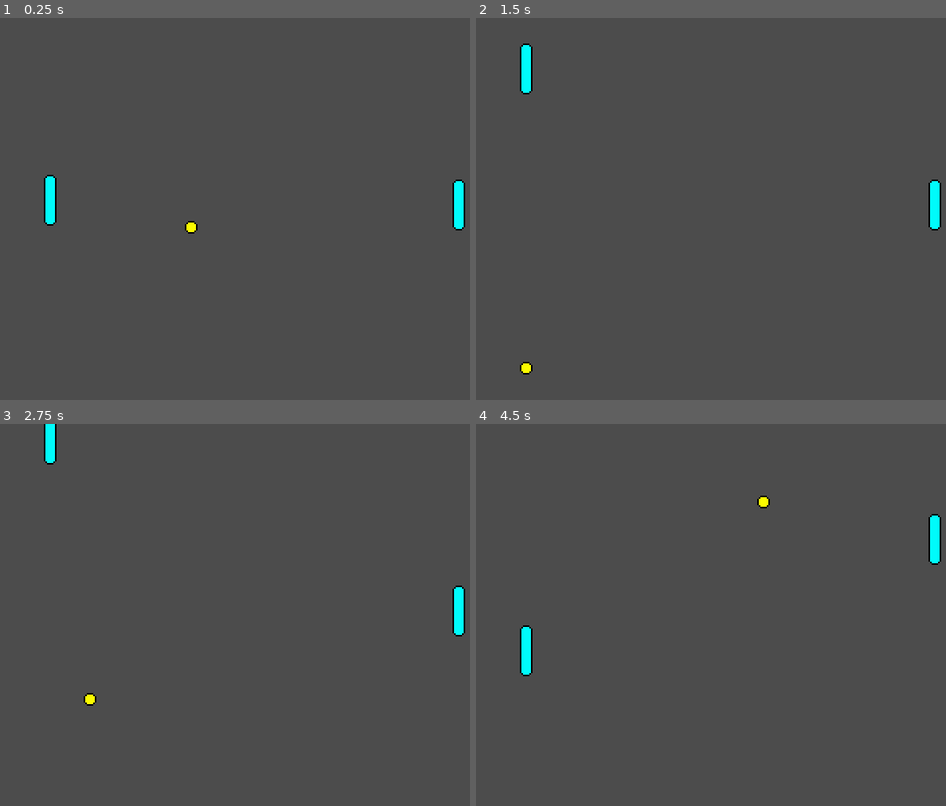
Above: before the commit, frames 1-4 (two rows, left to right).
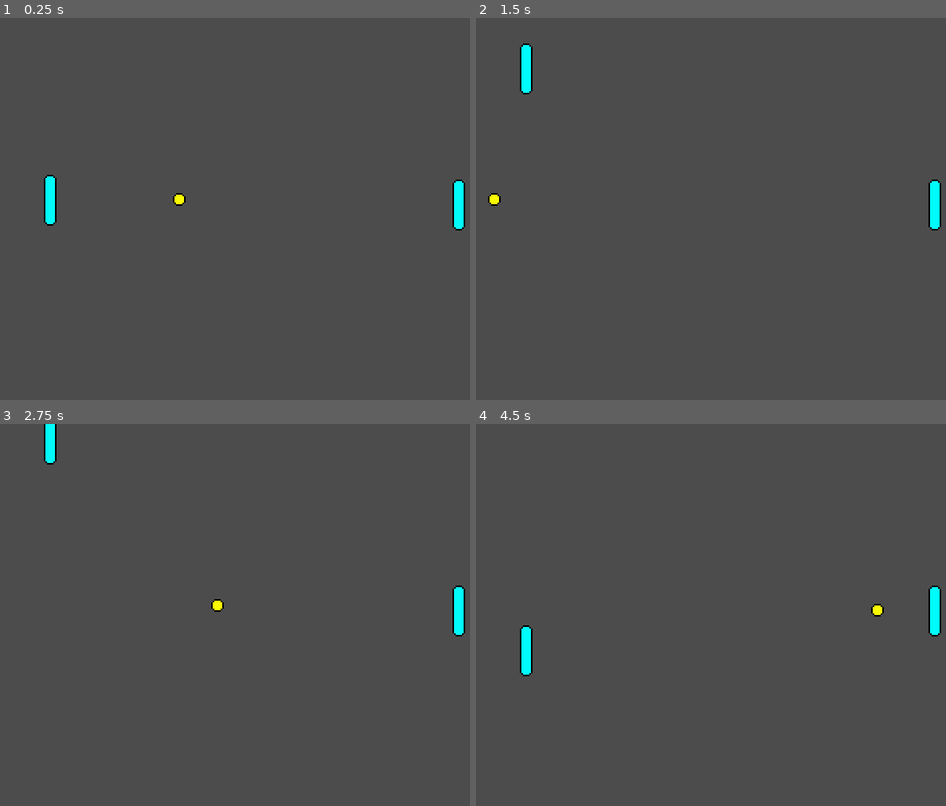
Above: after the commit, the same moments.

Repository: paolobb4/YAPC
Game: Godot game, scene res://scn/Game.tscn
Same seed, same stepped clock (60 frames per second), same inputs: the game is played once before the commit and once after it. The project has no main scene, so this scene is started directly.
Inputs:
- Up to frame 1 (0.25 s): no input
- Up to frame 2 (1.5 s): hold Up (ui_up) 0.53-1.28 s; hold Down (ui_down) from 1.28 s (still down)
- Up to frame 3 (2.75 s): release Down (ui_down) at 2.03 s; hold Up (ui_up) from 2.03 s (still down)
- Up to frame 4 (4.5 s): release Up (ui_up) at 3.53 s; hold Down (ui_down) from 3.53 s (still down)

The runs differ from the first frame. In frame 1, 0.1% of the frame differs, in the area x 36-43%, y 45-57%; in frame 2, 0.1%; in frame 3, 0.1%; in frame 4, 0.8%, in the area x 59-99%, y 18-56%.

Commit message:
Rework ball bounce angle to depend on collision point with palette

Diff:
--- a/scn/ball.gd
+++ b/scn/ball.gd
@@ -1,7 +1,7 @@
 extends Area2D
 
 
-var direction = Vector2(-1,1).normalized()
+var direction = Vector2(-1, 0).normalized()
 var speed = 100
 var screensize
 
@@ -22,4 +22,9 @@
 
 
 func _on_Ball_body_entered(body):
-	direction.x *= -1
+	var abs_angle = (body.position.y - self.position.y) / 16	# diff(y1, y2) / (lenght/2) = angle; -1 <= angle <= 1
+	var bounce_angle = abs_angle * deg2rad(75)	# limit bouncing angle to 75°
+
+	var side = 1 if body.position.x < screensize.x/2 else -1
+
+	direction = Vector2(side*cos(bounce_angle), -sin(bounce_angle))	# Linear Algebra, yoh!
